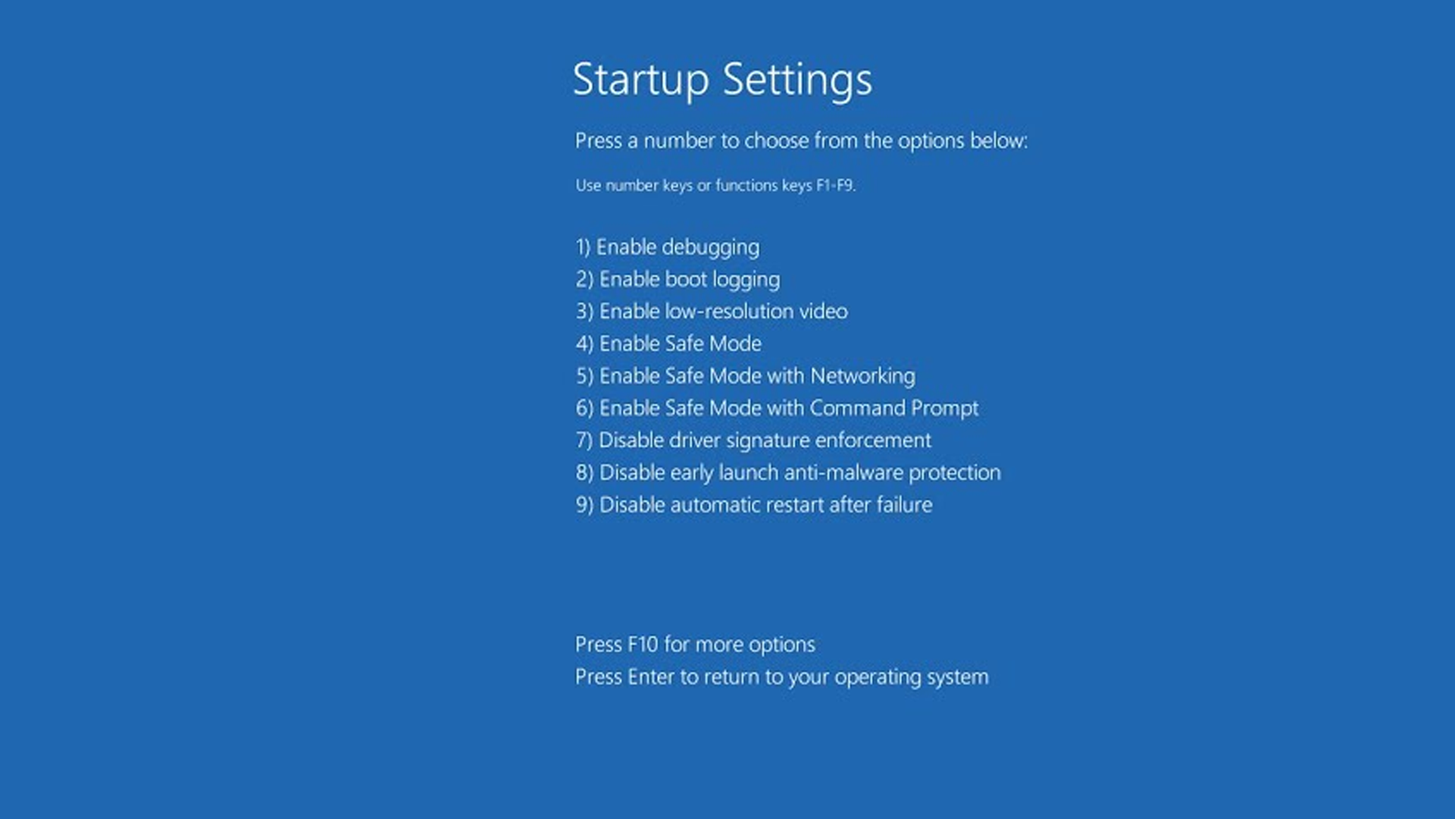
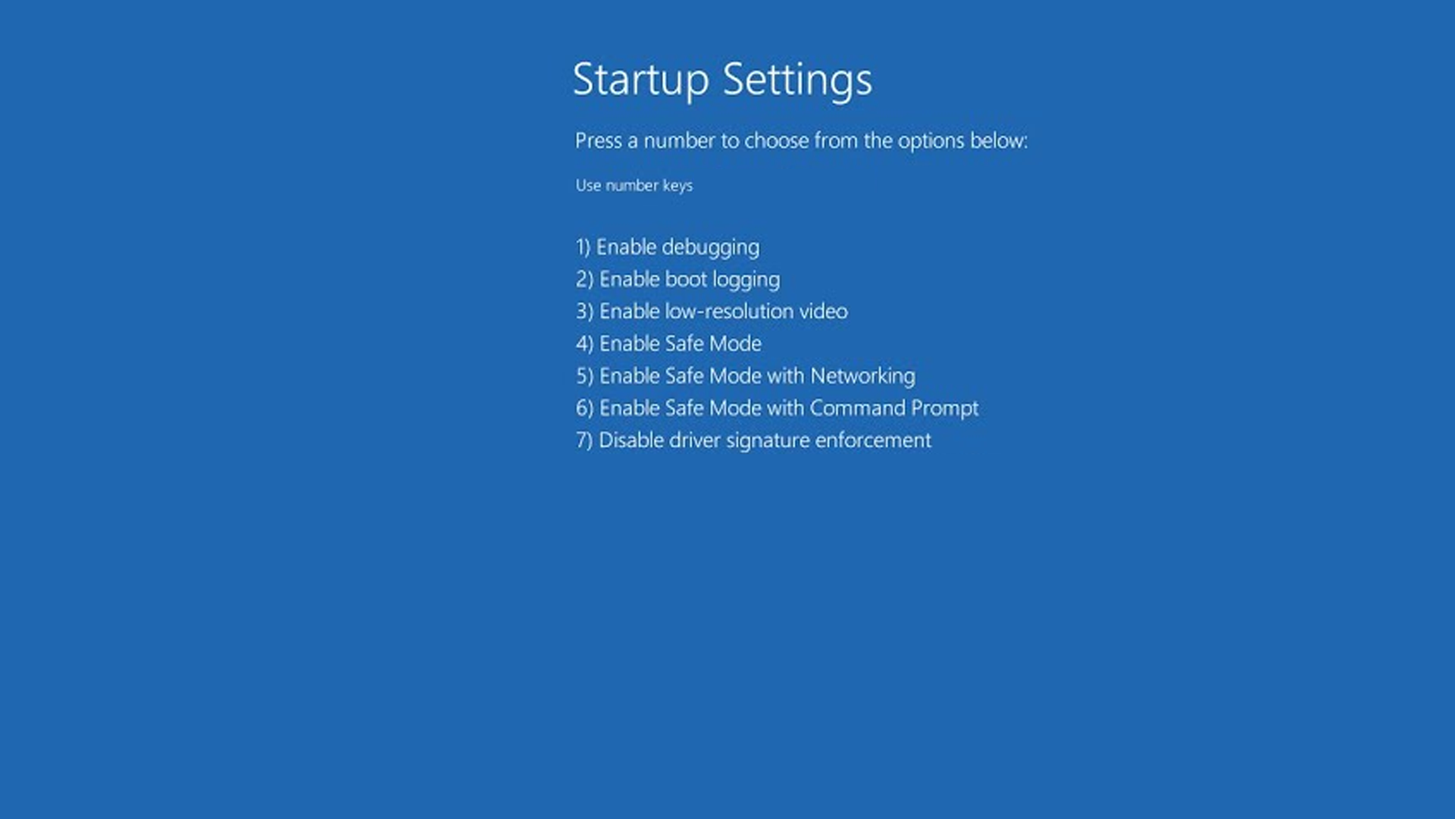
Before/after of a 1455×819 layered artwork. What changed in the layer stack:
painted on "Layer 1" over (573, 169, 1016, 702)
